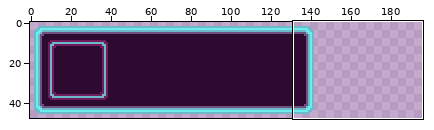
Pixel-art file, stored at assets/convo/bg.aseprite. Above, an overview of the earlier version with the close-up marked.
Close-up. Before the edit:
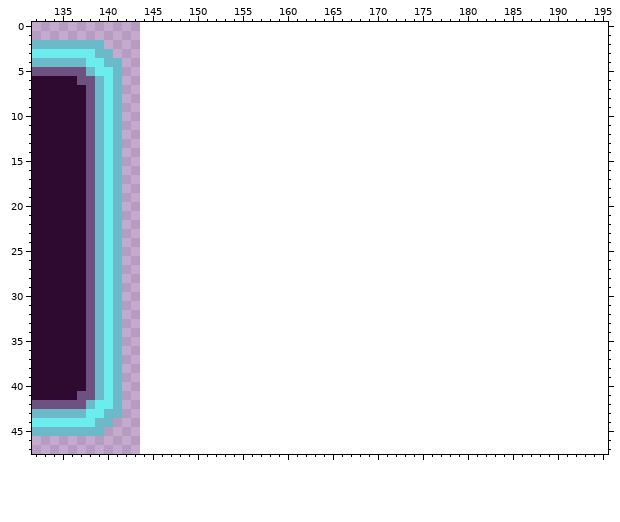
144x48 pixels, 1 frame. Shown: x 132..195, y 0..47. The old version is drawn lined up with the new one, on the new canvas.
The result:
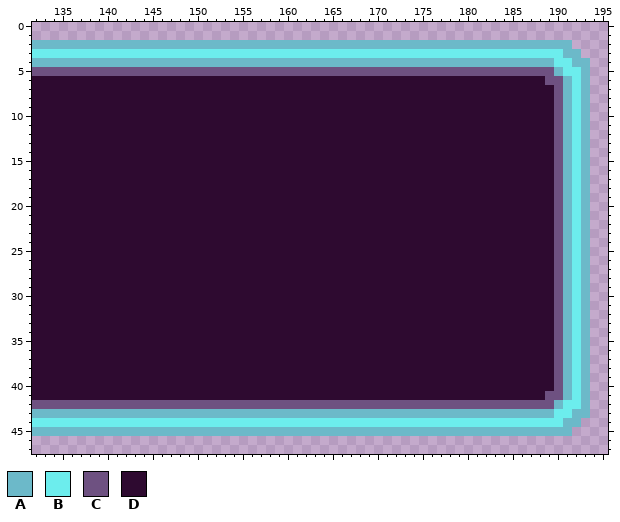
Palette (. is transparent): A #6cb9c9  B #6ceded  C #6e5181  D #2e0a30
The edit:
canvas 144x48 -> 196x48
Changed rows in their new state; - is an unchanged pixel.
first column x 137:
 2 ---AAAAAAAAAAAAAAAAAAAAAAAAAAAAAAAAAAAAAAAAAAAAAAAAAAAA--
 3 --BBBBBBBBBBBBBBBBBBBBBBBBBBBBBBBBBBBBBBBBBBBBBBBBBBBBAA-
 4 -AA--AAAAAAAAAAAAAAAAAAAAAAAAAAAAAAAAAAAAAAAAAAAAAAAABBAA
 5 -CCCCCCCCCCCCCCCCCCCCCCCCCCCCCCCCCCCCCCCCCCCCCCCCCCCCABBA
 6 DDDDDDDDDDDDDDDDDDDDDDDDDDDDDDDDDDDDDDDDDDDDDDDDDDDDCCABA
 7 -DDDDDDDDDDDDDDDDDDDDDDDDDDDDDDDDDDDDDDDDDDDDDDDDDDDDCABA
 8 -DDDDDDDDDDDDDDDDDDDDDDDDDDDDDDDDDDDDDDDDDDDDDDDDDDDDCABA
 9 -DDDDDDDDDDDDDDDDDDDDDDDDDDDDDDDDDDDDDDDDDDDDDDDDDDDDCABA
10 -DDDDDDDDDDDDDDDDDDDDDDDDDDDDDDDDDDDDDDDDDDDDDDDDDDDDCABA
11 -DDDDDDDDDDDDDDDDDDDDDDDDDDDDDDDDDDDDDDDDDDDDDDDDDDDDCABA
12 -DDDDDDDDDDDDDDDDDDDDDDDDDDDDDDDDDDDDDDDDDDDDDDDDDDDDCABA
13 -DDDDDDDDDDDDDDDDDDDDDDDDDDDDDDDDDDDDDDDDDDDDDDDDDDDDCABA
14 -DDDDDDDDDDDDDDDDDDDDDDDDDDDDDDDDDDDDDDDDDDDDDDDDDDDDCABA
15 -DDDDDDDDDDDDDDDDDDDDDDDDDDDDDDDDDDDDDDDDDDDDDDDDDDDDCABA
16 -DDDDDDDDDDDDDDDDDDDDDDDDDDDDDDDDDDDDDDDDDDDDDDDDDDDDCABA
17 -DDDDDDDDDDDDDDDDDDDDDDDDDDDDDDDDDDDDDDDDDDDDDDDDDDDDCABA
18 -DDDDDDDDDDDDDDDDDDDDDDDDDDDDDDDDDDDDDDDDDDDDDDDDDDDDCABA
19 -DDDDDDDDDDDDDDDDDDDDDDDDDDDDDDDDDDDDDDDDDDDDDDDDDDDDCABA
20 -DDDDDDDDDDDDDDDDDDDDDDDDDDDDDDDDDDDDDDDDDDDDDDDDDDDDCABA
21 -DDDDDDDDDDDDDDDDDDDDDDDDDDDDDDDDDDDDDDDDDDDDDDDDDDDDCABA
22 -DDDDDDDDDDDDDDDDDDDDDDDDDDDDDDDDDDDDDDDDDDDDDDDDDDDDCABA
23 -DDDDDDDDDDDDDDDDDDDDDDDDDDDDDDDDDDDDDDDDDDDDDDDDDDDDCABA
24 -DDDDDDDDDDDDDDDDDDDDDDDDDDDDDDDDDDDDDDDDDDDDDDDDDDDDCABA
25 -DDDDDDDDDDDDDDDDDDDDDDDDDDDDDDDDDDDDDDDDDDDDDDDDDDDDCABA
26 -DDDDDDDDDDDDDDDDDDDDDDDDDDDDDDDDDDDDDDDDDDDDDDDDDDDDCABA
27 -DDDDDDDDDDDDDDDDDDDDDDDDDDDDDDDDDDDDDDDDDDDDDDDDDDDDCABA
28 -DDDDDDDDDDDDDDDDDDDDDDDDDDDDDDDDDDDDDDDDDDDDDDDDDDDDCABA
29 -DDDDDDDDDDDDDDDDDDDDDDDDDDDDDDDDDDDDDDDDDDDDDDDDDDDDCABA
30 -DDDDDDDDDDDDDDDDDDDDDDDDDDDDDDDDDDDDDDDDDDDDDDDDDDDDCABA
31 -DDDDDDDDDDDDDDDDDDDDDDDDDDDDDDDDDDDDDDDDDDDDDDDDDDDDCABA
32 -DDDDDDDDDDDDDDDDDDDDDDDDDDDDDDDDDDDDDDDDDDDDDDDDDDDDCABA
33 -DDDDDDDDDDDDDDDDDDDDDDDDDDDDDDDDDDDDDDDDDDDDDDDDDDDDCABA
34 -DDDDDDDDDDDDDDDDDDDDDDDDDDDDDDDDDDDDDDDDDDDDDDDDDDDDCABA
35 -DDDDDDDDDDDDDDDDDDDDDDDDDDDDDDDDDDDDDDDDDDDDDDDDDDDDCABA
36 -DDDDDDDDDDDDDDDDDDDDDDDDDDDDDDDDDDDDDDDDDDDDDDDDDDDDCABA
37 -DDDDDDDDDDDDDDDDDDDDDDDDDDDDDDDDDDDDDDDDDDDDDDDDDDDDCABA
38 -DDDDDDDDDDDDDDDDDDDDDDDDDDDDDDDDDDDDDDDDDDDDDDDDDDDDCABA
39 -DDDDDDDDDDDDDDDDDDDDDDDDDDDDDDDDDDDDDDDDDDDDDDDDDDDDCABA
40 -DDDDDDDDDDDDDDDDDDDDDDDDDDDDDDDDDDDDDDDDDDDDDDDDDDDDCABA
41 DDDDDDDDDDDDDDDDDDDDDDDDDDDDDDDDDDDDDDDDDDDDDDDDDDDDCCABA
42 -CCCCCCCCCCCCCCCCCCCCCCCCCCCCCCCCCCCCCCCCCCCCCCCCCCCCABBA
43 -AA--AAAAAAAAAAAAAAAAAAAAAAAAAAAAAAAAAAAAAAAAAAAAAAAABBAA
44 --BBBBBBBBBBBBBBBBBBBBBBBBBBBBBBBBBBBBBBBBBBBBBBBBBBBBAA-
45 ---AAAAAAAAAAAAAAAAAAAAAAAAAAAAAAAAAAAAAAAAAAAAAAAAAAAA--
Changed places in both close-ups, as pixel boxes (x1, y1, x2, y2):
changed: (77, 40, 590, 436)
